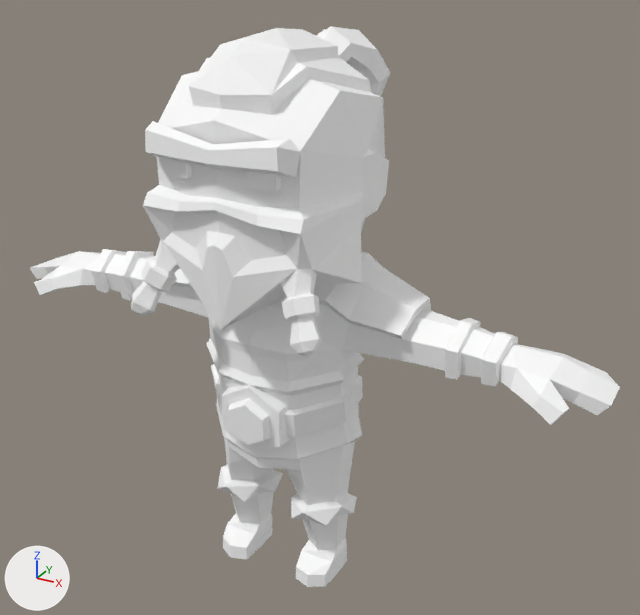
Renders of the glTF model assets/synty/characters_mini/models/SK_Vikings_Warrior_01.glb from each side of a commit.
Camera for both pictures: a 50 mm camera at (1.38, -2.24, 2.14) aimed at (0.06, 0.17, 0.94). The axes (+X, +Y, +Z) are drawn at lower left. The lights are the same throughout.

The first picture shows 'SK_Vikings_Warrior_01'.
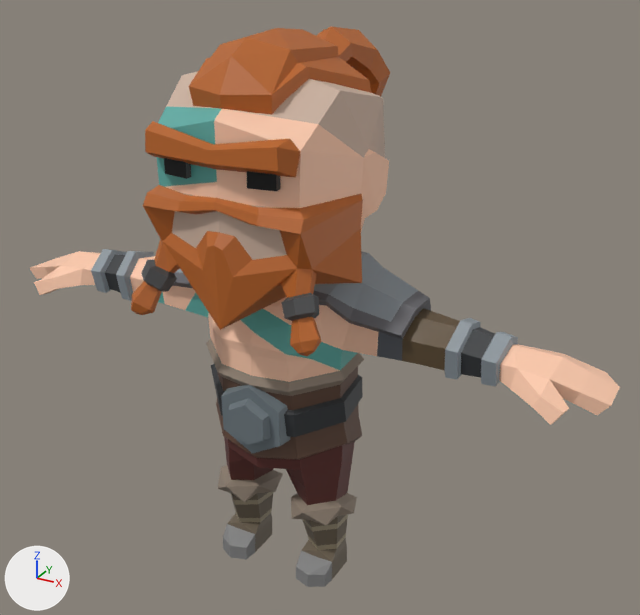
Boxes (x1, y1, x2, y2) around the edits, measured in the pictures (640 x 615 px):
'SK_Vikings_Warrior_01', surface changed (white to beige)
    both: (30, 26, 620, 587)

Edits to the bpy script that builds the scene:
```text
Add img_polygonminis_texture_01_a:
    img_polygonminis_texture_01_a = load_image('PolygonMinis_Texture_01_A', '_unpacked/PolygonMinis_Texture_01_A', 1024, 1024, 'sRGB')
Change mat_mini_chr273:
    remove mat_mini_chr273.base_color = (1.0, 1.0, 1.0)  # white #ffffff
    add mat_mini_chr273.texture = img_polygonminis_texture_01_a
```
